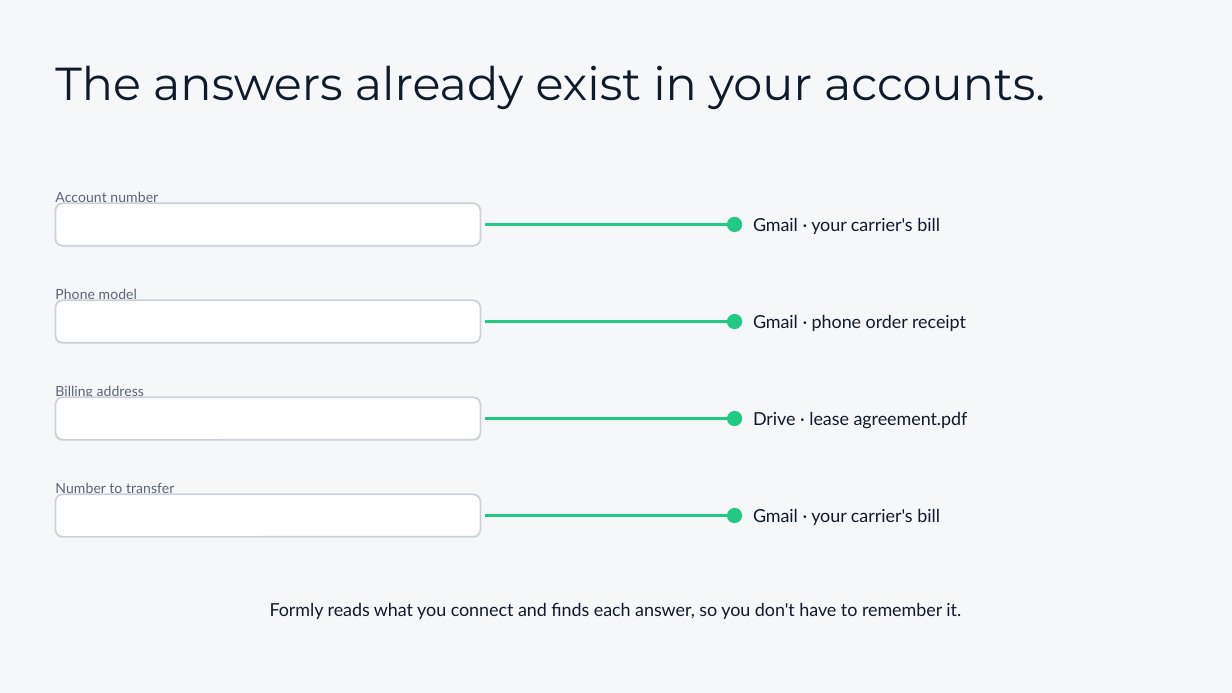
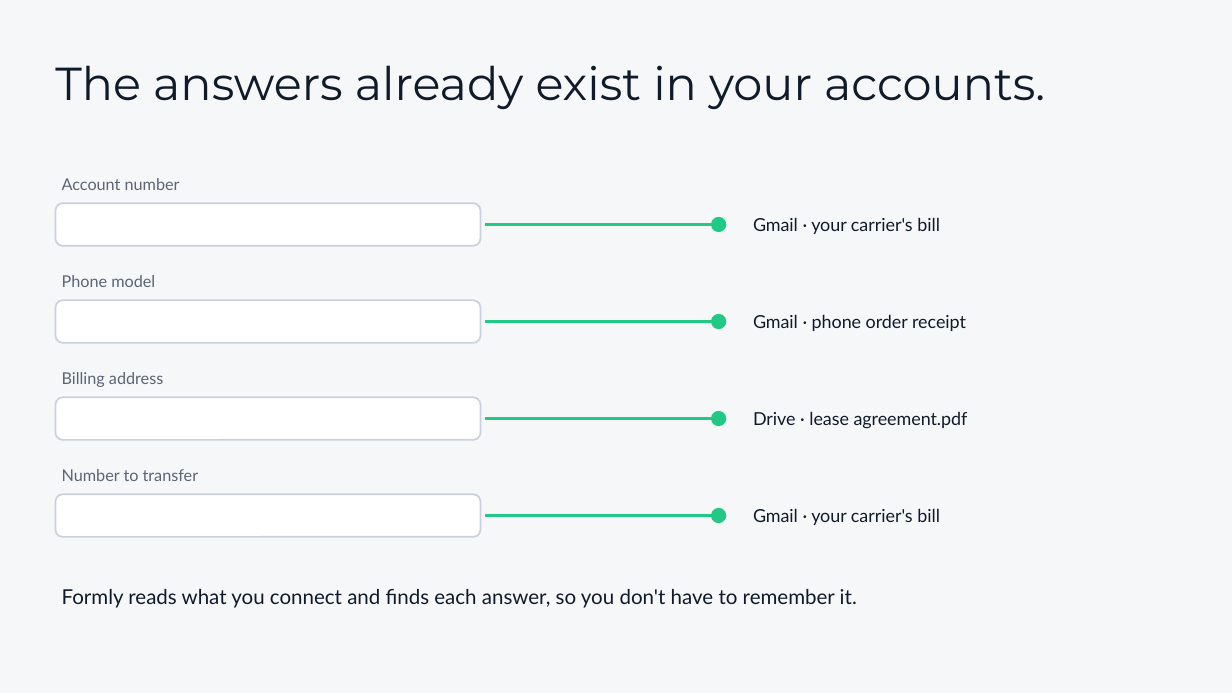
Before and after one commit to salvobonsma/DubHacks2026, a slide deck: slide 5 of deck/Formly-deck.pptx. Drawn at 1232x693 pixels with LibreOffice and Linux fonts; fonts in the diff are those of the drawing. Boxes give left, top, right and bottom in pixels: in the first picture for what was removed or moved away, otherwise in the second. Text is boxed around its words. In the diff, an @@ line names an element or a change of style, - is before the commit and + after.

```diff
--- a/deck/Formly-deck.pptx
+++ b/deck/Formly-deck.pptx
@@ text "Account number": place and size @@
-text "Account number" at bbox=[55, 191, 158, 205]
+text "Account number" at bbox=[62, 178, 180, 190]
@@ line moved from (485, 224) - (734, 224) to (485, 224) - (718, 224) @@
@@ text "Phone model": place and size @@
-text "Phone model" at bbox=[55, 288, 137, 302]
+text "Phone model" at bbox=[62, 275, 155, 287]
@@ line moved from (485, 322) - (734, 322) to (485, 322) - (718, 322) @@
@@ text "Billing address": place and size @@
-text "Billing address" at bbox=[55, 385, 144, 398]
+text "Billing address" at bbox=[62, 372, 163, 387]
@@ line moved from (485, 419) - (734, 419) to (485, 419) - (718, 419) @@
@@ size 8.2 to 9.5 pt in 4 elements at bbox=[62, 178, 180, 190], bbox=[62, 275, 155, 287], bbox=[62, 372, 163, 387], bbox=[62, 469, 199, 481] @@
@@ text "Number to transfer": place and size @@
-text "Number to transfer" at bbox=[55, 483, 174, 496]
+text "Number to transfer" at bbox=[62, 469, 199, 481]
@@ 4 ellipses: place and size @@
-4 ellipses at bbox=[727, 217, 742, 522]
+4 ellipses at bbox=[711, 217, 726, 522]
@@ line moved from (485, 515) - (734, 515) to (485, 515) - (718, 515) @@
@@ text "Formly reads what you connect ...": place and size @@
-text "Formly reads what you connect ..." at bbox=[270, 602, 961, 619]
+text "Formly reads what you connect ..." at bbox=[62, 589, 857, 608]
@@ text "Formly reads what you connect ..." at bbox=[62, 589, 857, 608]: size 10.5 to 12 pt; alignment centre to left @@
```
Also in this commit, not shown: 2 other files.
